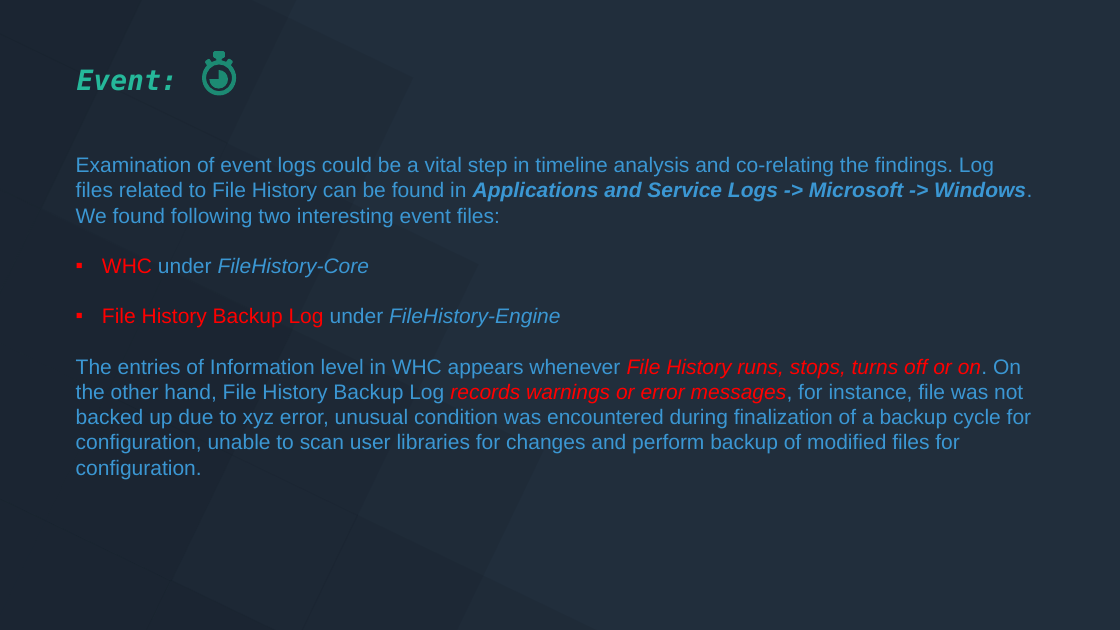
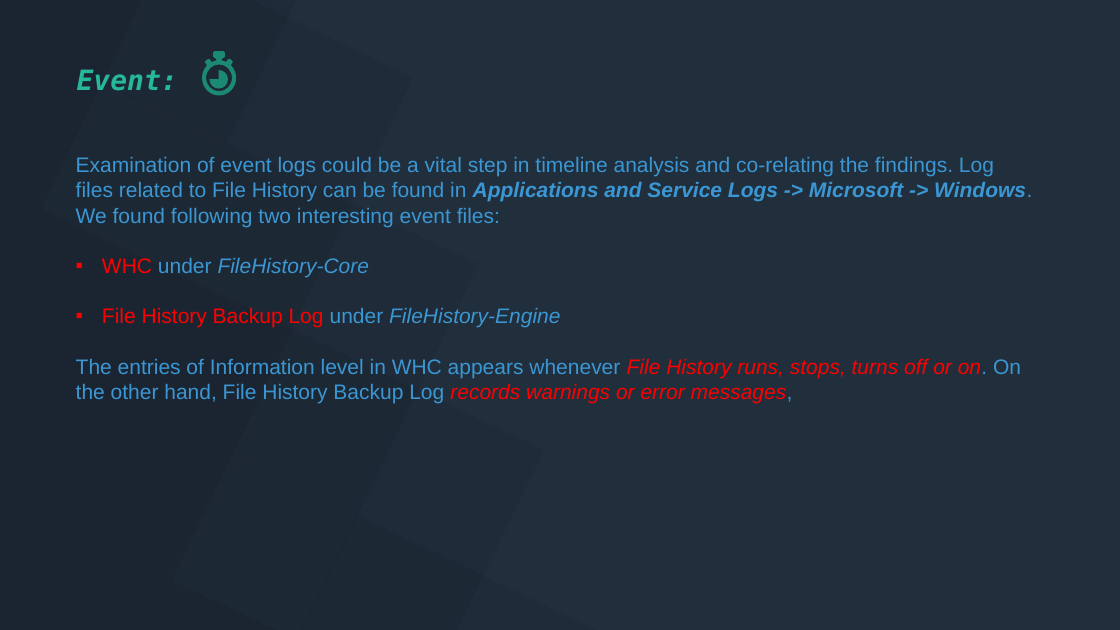
Before and after one commit to khangtictoc/NT334.M21.ANTN-Digital-Forensic, a slide deck: slide 14 of Seminar/Report/Final_Report.pptx. Drawn at 1120x630 pixels with LibreOffice and Linux fonts; fonts in the diff are those of the drawing. Boxes give left, top, right and bottom in pixels: in the first picture for what was removed or moved away, otherwise in the second. Text is boxed around its words. In the diff, an @@ line names an element or a change of style, - is before the commit and + after.

```diff
--- a/Seminar/Report/Final_Report.pptx
+++ b/Seminar/Report/Final_Report.pptx
@@ text at [76,358,1021,403]: text changed @@
-The entries of Information level in WHC appears whenever File History runs, stops, turns off or on. On the other hand, File History Backup Log records warnings or error messages, for instance, file was not backed up due to xyz error, unusual condition was encountered during finalization of a backup cycle for configuration, unable to scan user libraries for changes and perform backup of modified files for configuration.
+The entries of Information level in WHC appears whenever File History runs, stops, turns off or on. On the other hand, File History Backup Log records warnings or error messages,
```
Also in this commit, not shown: 2 other slides changed, 4 slides added, 1 slide removed, 15 other files.
